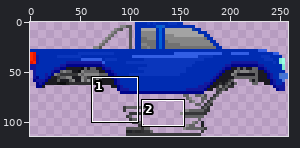
Sprite sheet, stored at LibGDX/android/assets/Body.png. The first picture is a wide view before the edit; the outline marks the close-up.
Close-up. Before the edit:
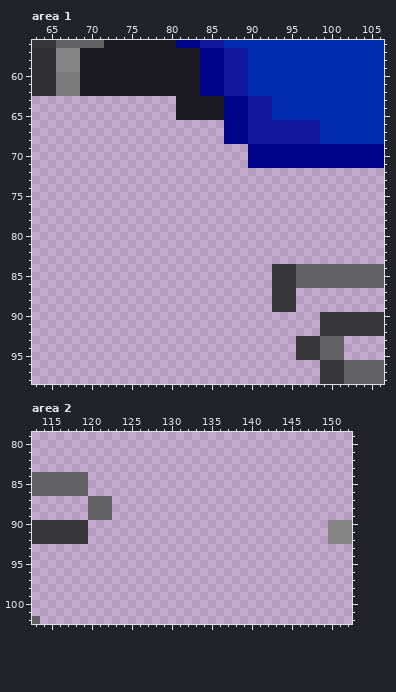
The file is 258x114 pixels. Pixels under 10% opacity are left out. Colours within 5 levels of each other are drawn and written as one. Shown: area 1: x 63..106, y 56..98; area 2: x 113..152, y 79..102.
After:
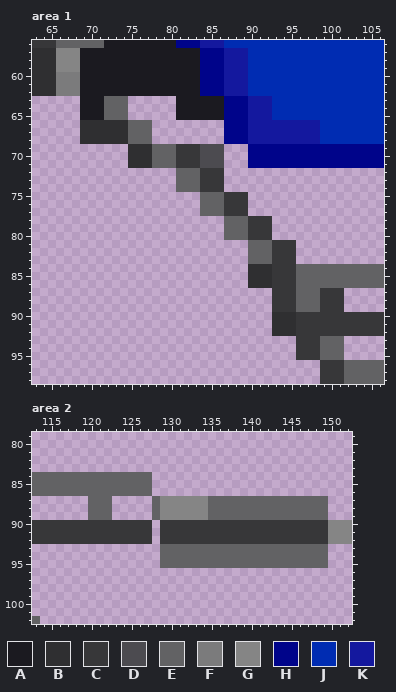
Palette (. is transparent): A #1b1a20  B #2f2f31  C #373739  D #4c4b50  E #626264  F #7b7b7c  G #858585  H #00048a  J #002cb2  K #14189e
The edit:
--- area 1
@@ x 63..106 @@
 62 BBBFFFAAAAAAAAAAAAAAAHHHKKKJJJJJJJJJJJJJJJJJ
-63 ..................AAAAAAHHHKKKJJJJJJJJJJJJJJ
-64 ..................AAAAAAHHHKKKJJJJJJJJJJJJJJ
-65 ..................AAAAAAHHHKKKJJJJJJJJJJJJJJ
-66 ........................HHHKKKKKKKKKJJJJJJJJ
-67 ........................HHHKKKKKKKKKJJJJJJJJ
-68 ........................HHHKKKKKKKKKJJJJJJJJ
-69 ...........................HHHHHHHHHHHHHHHHH
-70 ...........................HHHHHHHHHHHHHHHHH
-71 ...........................HHHHHHHHHHHHHHHHH
-72 ............................................
-73 ............................................
-74 ............................................
-75 ............................................
-76 ............................................
-77 ............................................
-78 ............................................
-79 ............................................
-80 ............................................
-81 ............................................
-82 ............................................
-83 ............................................
-84 ..............................CCCEEEEEEEEEEE
-85 ..............................CCCEEEEEEEEEEE
-86 ..............................CCCEEEEEEEEEEE
-87 ..............................CCC...........
-88 ..............................CCC...........
-89 ..............................CCC...........
-90 ....................................CCCCCCCC
-91 ....................................CCCCCCCC
-92 ....................................CCCCCCCC
+63 ......AAAEEE......AAAAAAHHHKKKJJJJJJJJJJJJJJ
+64 ......AAAEEE......AAAAAAHHHKKKJJJJJJJJJJJJJJ
+65 ......AAAEEE......AAAAAAHHHKKKJJJJJJJJJJJJJJ
+66 ......BBBBBBEEE.........HHHKKKKKKKKKJJJJJJJJ
+67 ......BBBBBBEEE.........HHHKKKKKKKKKJJJJJJJJ
+68 ......BBBBBBEEE.........HHHKKKKKKKKKJJJJJJJJ
+69 ............BBBEEECCCDDD...HHHHHHHHHHHHHHHHH
+70 ............BBBEEECCCDDD...HHHHHHHHHHHHHHHHH
+71 ............BBBEEECCCDDD...HHHHHHHHHHHHHHHHH
+72 ..................EEECCC....................
+73 ..................EEECCC....................
+74 ..................EEECCC....................
+75 .....................EEECCC.................
+76 .....................EEECCC.................
+77 .....................EEECCC.................
+78 ........................EEECCC..............
+79 ........................EEECCC..............
+80 ........................EEECCC..............
+81 ...........................EEECCC...........
+82 ...........................EEECCC...........
+83 ...........................EEECCC...........
+84 ...........................BBBCCCEEEEEEEEEEE
+85 ...........................BBBCCCEEEEEEEEEEE
+86 ...........................BBBCCCEEEEEEEEEEE
+87 ..............................CCCEEECCC.....
+88 ..............................CCCEEECCC.....
+89 ..............................CCCEEECCC.....
+90 ..............................BBBCCCCCCCCCCC
+91 ..............................BBBCCCCCCCCCCC
+92 ..............................BBBCCCCCCCCCCC
 93 .................................CCCEEE.....
--- area 2
@@ x 113..152 @@
  83 ........................................
- 84 EEEEEEE.................................
- 85 EEEEEEE.................................
- 86 EEEEEEE.................................
- 87 .......EEE..............................
- 88 .......EEE..............................
- 89 .......EEE..............................
- 90 CCCCCCC..............................GGG
- 91 CCCCCCC..............................GGG
- 92 CCCCCCC..............................GGG
- 93 ........................................
- 94 ........................................
- 95 ........................................
+ 84 EEEEEEEEEEEEEEE.........................
+ 85 EEEEEEEEEEEEEEE.........................
+ 86 EEEEEEEEEEEEEEE.........................
+ 87 .......EEE.....EGGGGGGEEEEEEEEEEEEEEE...
+ 88 .......EEE.....EGGGGGGEEEEEEEEEEEEEEE...
+ 89 .......EEE.....EGGGGGGEEEEEEEEEEEEEEE...
+ 90 CCCCCCCCCCCCCCC.CCCCCCCCCCCCCCCCCCCCCGGG
+ 91 CCCCCCCCCCCCCCC.CCCCCCCCCCCCCCCCCCCCCGGG
+ 92 CCCCCCCCCCCCCCC.CCCCCCCCCCCCCCCCCCCCCGGG
+ 93 ................EEEEEEEEEEEEEEEEEEEEE...
+ 94 ................EEEEEEEEEEEEEEEEEEEEE...
+ 95 ................EEEEEEEEEEEEEEEEEEEEE...
  96 ........................................
Boxes around the changes in both close-ups, in picture pixels (x1, y1, x2, y2):
added: (80, 96, 344, 336)
added: (88, 472, 328, 568)
